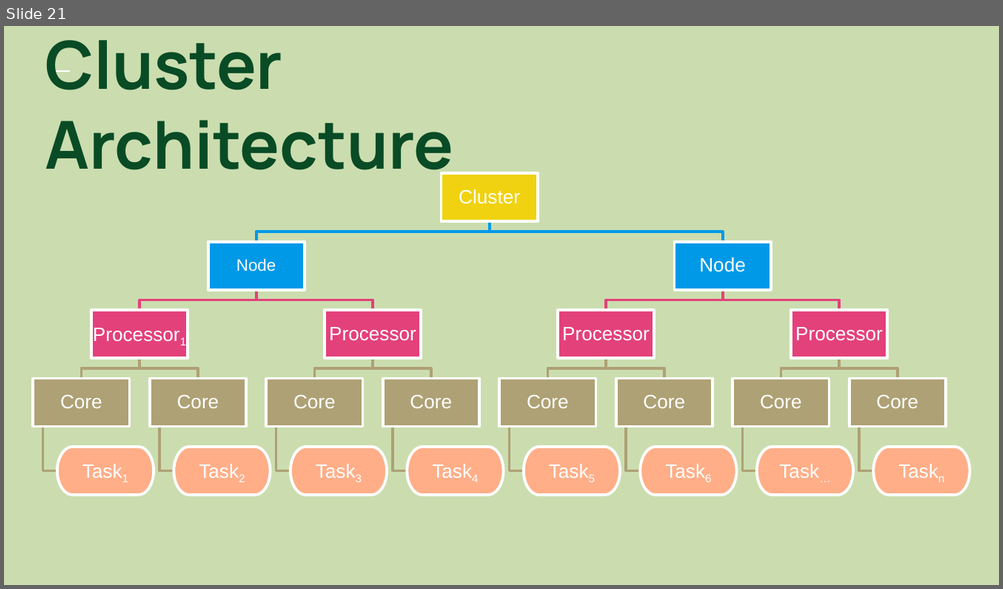
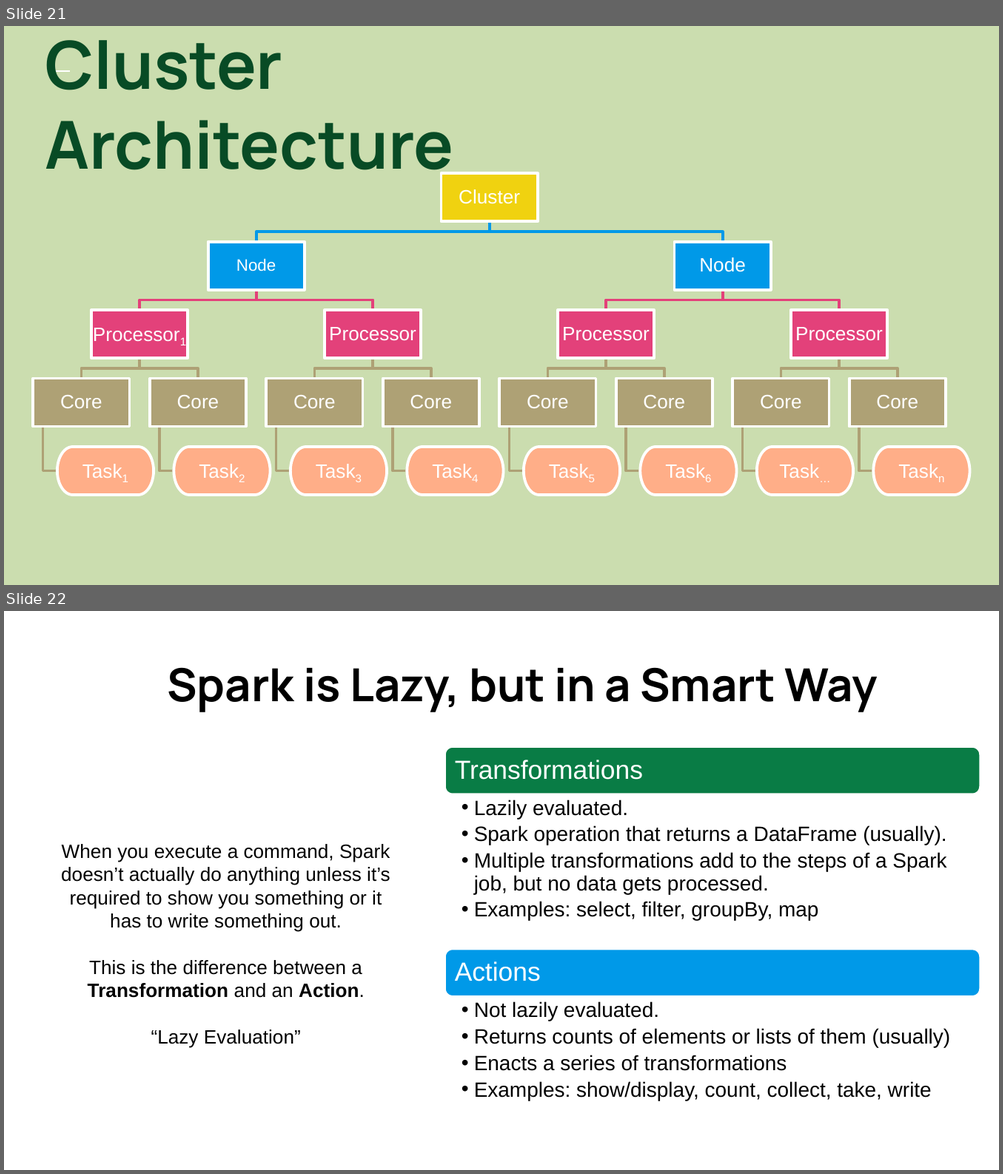
Before and after one commit to colbyford/DSBA6190-CloudComputing, a slide deck: 5 - Parallel Computing/ParallelComputing.pptx. Shown one above the other, each under a label of ours: slide 21 before the commit, slides 21 and 22 after it. The pictures are 1003x589 and 1003x1174 pixels, drawn with LibreOffice and Linux fonts; fonts in the diff are those of the drawing. Boxes give left, top, right and bottom in pixels: in the first picture for what was removed or moved away, otherwise in the second. Text is boxed around its words. In the diff, an @@ line names an element or a change of style, - is before the commit and + after.

```diff
--- a/5 - Parallel Computing/ParallelComputing.pptx
+++ b/5 - Parallel Computing/ParallelComputing.pptx
@@ slide 22 added at <box>4,611,999,1170</box>, background #FFFFFF @@
@@ title added at <box>167,667,876,712</box>, 33 pt, text #000000, bold @@
+Spark is Lazy, but in a Smart Way
@@ text added at <box>61,844,390,1048</box>, 14 pt, text #000000 @@
+When you execute a command, Spark doesn’t actually do anything unless it’s required to show you something or it has to write something out.
+This is the difference between a Transformation and an Action.
+“Lazy Evaluation”
@@ group added at <box>444,746,981,1101</box>: 4 texts, 2 rounded rectangles @@
+Transformations
+  • Lazily evaluated.
+  • Spark operation that returns a DataFrame (usually).
+  • Multiple transformations add to the steps of a Spark job, but no data gets processed.
+  • Examples: select, filter, groupBy, map
+Actions
+  • Not lazily evaluated.
+  • Returns counts of elements or lists of them (usually)
+  • Enacts a series of transformations
+  • Examples: show/display, count, collect, take, write
```
Also in this commit, not shown: 2 other slides added.
